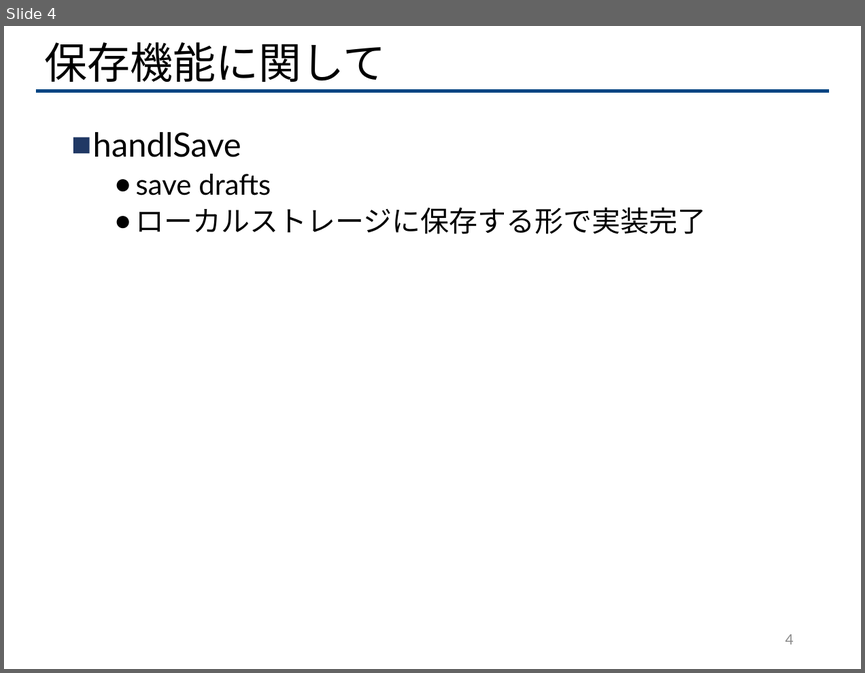
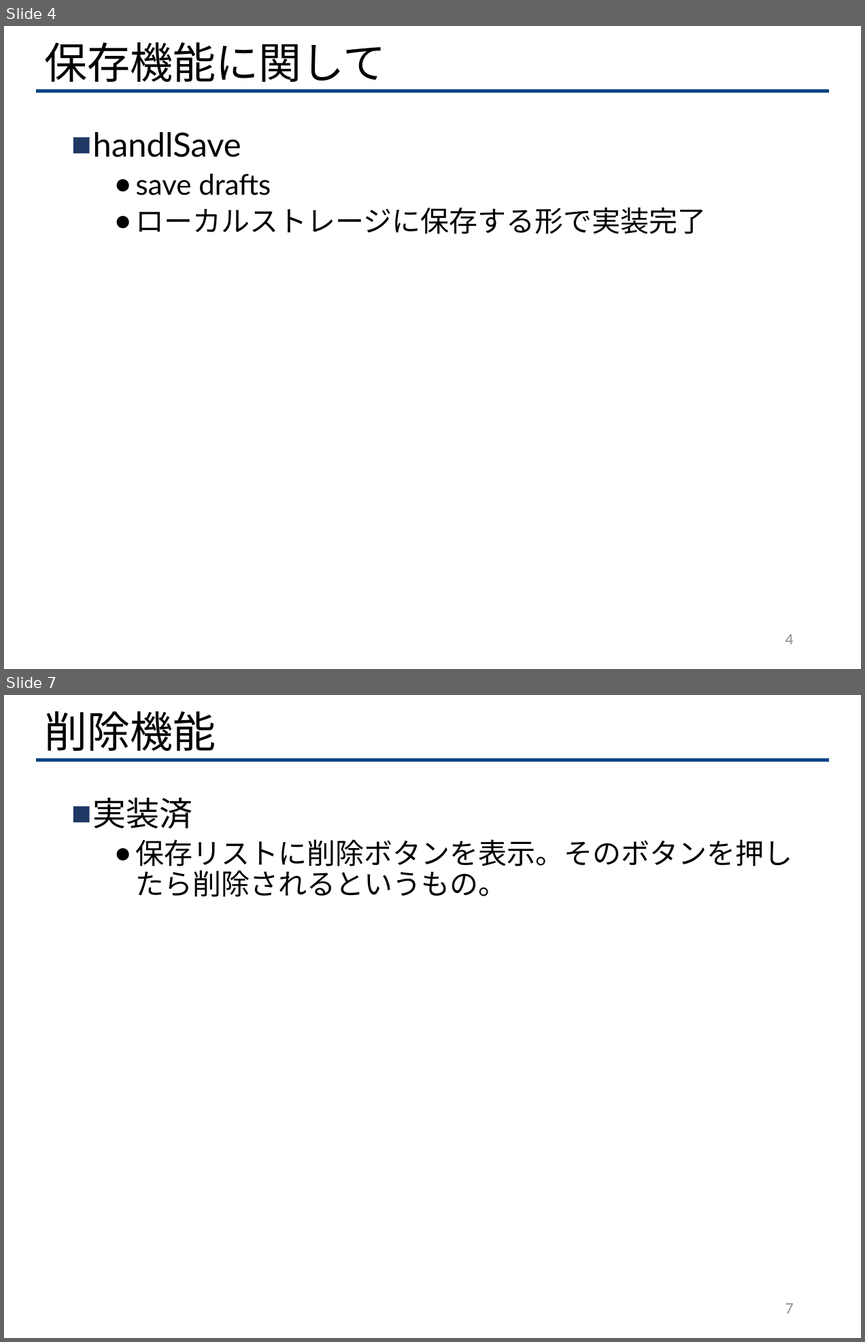
Before and after one commit to ukyo-hasegawa/ES_note, a slide deck: ES支援ツールに関して.pptx. Shown one above the other, each under a label of ours: slide 4 before the commit, slides 4 and 7 after it; the slides between them are not shown. The pictures are 865x673 and 865x1342 pixels, drawn with LibreOffice and Linux fonts; fonts in the diff are those of the drawing. Boxes give left, top, right and bottom in pixels: in the first picture for what was removed or moved away, otherwise in the second. Text is boxed around its words. In the diff, an @@ line names an element or a change of style, - is before the commit and + after.

```diff
--- a/ES支援ツールに関して.pptx
+++ b/ES支援ツールに関して.pptx
@@ slide 7 added at [4, 695, 861, 1338], background #FFFFFF; not listed: 1 template element that a slide beside it also shows @@
@@ title added at [45, 711, 216, 751], 36 pt, text #000000 @@
+削除機能
@@ text added at [93, 797, 793, 897], 24 pt, text #000000 @@
+■ 実装済
+  ● 保存リストに削除ボタンを表示。そのボタンを押したら削除されるというもの。
@@ page number added at [785, 1303, 793, 1313], 12 pt, text #8C8C8C @@
+7
```
Also in this commit, not shown: 1 slide changed, 1 other slide added, 3 other files.
